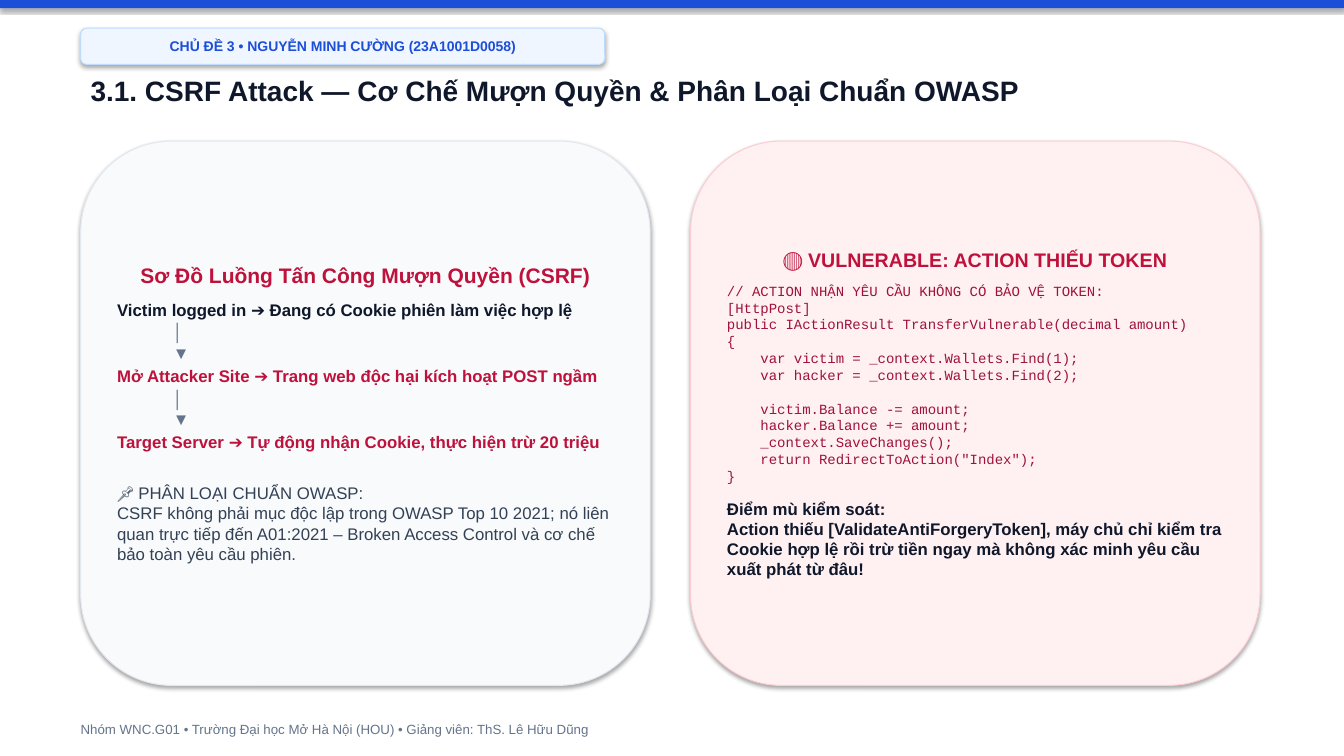
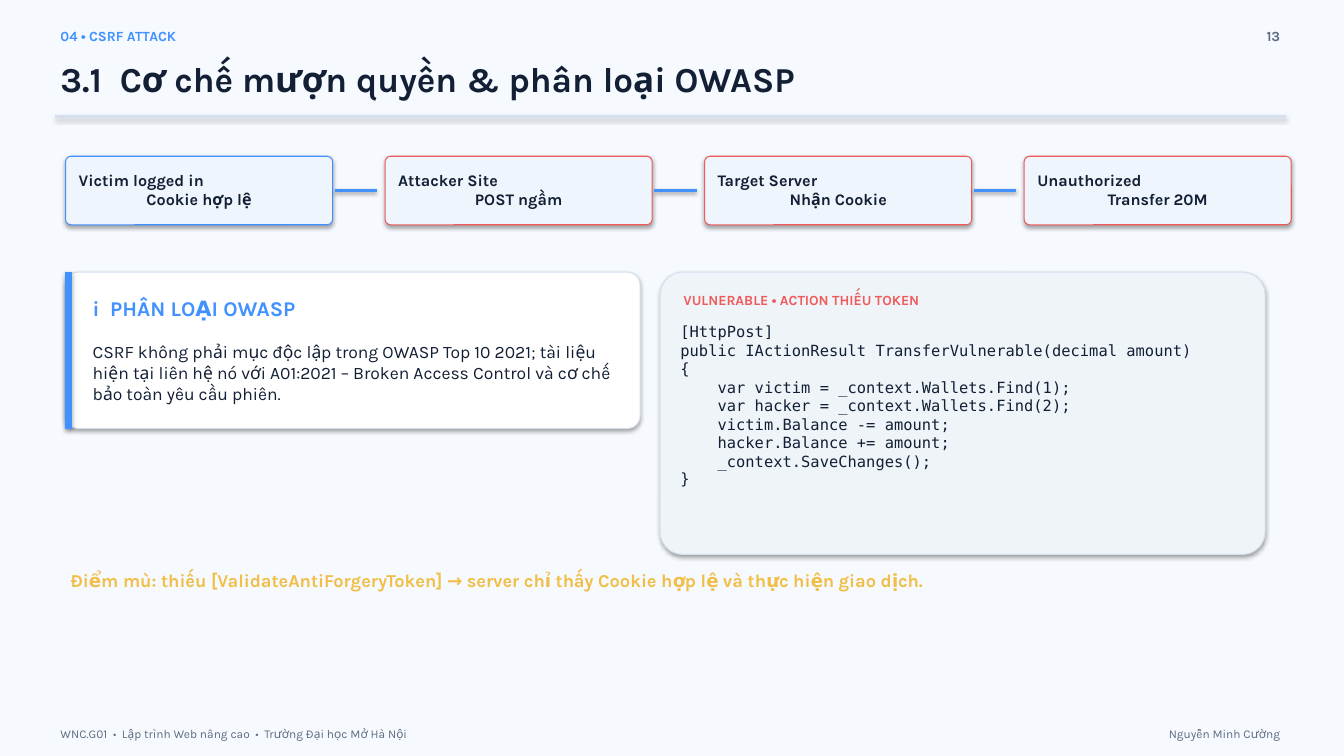
Before and after one commit to hocjsoo/OWASP_Demo, a slide deck: slide 13 of Slide_OWASP_Top3_Nhom_WNC_G01.pptx. Drawn at 1344x756 pixels with LibreOffice and Linux fonts; fonts in the diff are those of the drawing. Boxes give left, top, right and bottom in pixels: in the first picture for what was removed or moved away, otherwise in the second. Text is boxed around its words. In the diff, an @@ line names an element or a change of style, - is before the commit and + after.

Commit message:
fix: adjust bounding boxes and offsets to eliminate text and badge overlaps

```diff
--- a/Slide_OWASP_Top3_Nhom_WNC_G01.pptx
+++ b/Slide_OWASP_Top3_Nhom_WNC_G01.pptx
@@ background #FFFFFF to #F6F9FD @@
@@ rectangle removed at (0, 0, 1344, 8) @@
@@ rounded rectangle removed at (81, 28, 605, 65) @@
-CHỦ ĐỀ 3 • NGUYỄN MINH CƯỜNG (23A1001D0058)
@@ text added at (60, 32, 176, 41), 10 pt, text #4191FF, bold @@
+04 • CSRF ATTACK
@@ text added at (1267, 32, 1281, 41), 10 pt, text #5D6C82, bold @@
+13
@@ text at (60, 65, 795, 101): text changed; size 20 to 25 pt; font Arial to Karla; text colour #0F172A to #121F34 @@
-3.1. CSRF Attack — Cơ Chế Mượn Quyền & Phân Loại Chuẩn OWASP
+3.1 Cơ chế mượn quyền & phân loại OWASP
@@ rectangle added at (55, 116, 1286, 117), fill #D6E0ED, outline #D6E0ED 0.75 pt @@
@@ rounded rectangle removed at (81, 141, 650, 686) @@
-Sơ Đồ Luồng Tấn Công Mượn Quyền (CSRF)
-Victim logged in ➔ Đang có Cookie phiên làm việc hợp lệ
-│
-▼
-Mở Attacker Site ➔ Trang web độc hại kích hoạt POST ngầm
-│
-▼
-Target Server ➔ Tự động nhận Cookie, thực hiện trừ 20 triệu
-📌 PHÂN LOẠI CHUẨN OWASP:
-CSRF không phải mục độc lập trong OWASP Top 10 2021; nó liên quan trực tiếp đến A01:2021 – Broken Access Control và cơ chế bảo toàn yêu cầu phiên.
@@ rounded rectangle removed at (691, 141, 1260, 686) @@
-🔴 VULNERABLE: ACTION THIẾU TOKEN
-// ACTION NHẬN YÊU CẦU KHÔNG CÓ BẢO VỆ TOKEN:
-[HttpPost]
-public IActionResult TransferVulnerable(decimal amount)
-{
-var victim = _context.Wallets.Find(1);
-var hacker = _context.Wallets.Find(2);
-victim.Balance -= amount;
-hacker.Balance += amount;
-_context.SaveChanges();
-return RedirectToAction("Index");
-}
-Điểm mù kiểm soát:
-Action thiếu [ValidateAntiForgeryToken], máy chủ chỉ kiểm tra Cookie hợp lệ rồi trừ tiền ngay mà không xác minh yêu cầu xuất phát từ đâu!
@@ rounded rectangle added at (66, 156, 333, 225), fill #EFF5FC, outline #4191FF 0.75 pt @@
@@ text added at (79, 174, 203, 205), 11.5 pt, text #121F34, bold @@
+Victim logged in
+Cookie hợp lệ
@@ rounded rectangle added at (385, 156, 652, 225), fill #EFF5FC, outline #EF5B5B 0.75 pt @@
@@ text added at (398, 174, 514, 206), 11.5 pt, text #121F34, bold @@
+Attacker Site
+POST ngầm
@@ rounded rectangle added at (705, 156, 972, 225), fill #EFF5FC, outline #EF5B5B 0.75 pt @@
@@ text added at (718, 175, 887, 205), 11.5 pt, text #121F34, bold @@
+Target Server
+Nhận Cookie
@@ rounded rectangle added at (1024, 156, 1292, 225), fill #EFF5FC, outline #EF5B5B 0.75 pt @@
@@ text added at (1037, 174, 1208, 205), 11.5 pt, text #121F34, bold @@
+Unauthorized
+Transfer 20M
@@ line added from (335, 191) to (377, 191), #4191FF 2.2 pt @@
@@ line added from (654, 191) to (697, 191), #4191FF 2.2 pt @@
@@ line added from (974, 191) to (1016, 191), #4191FF 2.2 pt @@
@@ rounded rectangle added at (66, 272, 640, 429), fill #FFFFFF, outline #D6E0ED 0.75 pt @@
@@ rectangle added at (66, 272, 72, 429), fill #4191FF, outline #4191FF 0.75 pt @@
@@ text added at (93, 297, 295, 317), 15 pt, text #4191FF, bold @@
+i PHÂN LOẠI OWASP
@@ rounded rectangle added at (660, 272, 1265, 555), fill #EFF4F9, outline #D6E0ED 0.75 pt @@
@@ text added at (683, 296, 919, 305), 10 pt, text #EF5B5B, bold @@
+VULNERABLE • ACTION THIẾU TOKEN
@@ text added at (680, 325, 1191, 471), 11 pt, text #121F34 @@
+[HttpPost]
+public IActionResult TransferVulnerable(decimal amount)
+{
+var victim = _context.Wallets.Find(1);
+var hacker = _context.Wallets.Find(2);
+victim.Balance -= amount;
+hacker.Balance += amount;
+_context.SaveChanges();
+}
@@ text added at (93, 345, 604, 405), 12.5 pt, text #121F34 @@
+CSRF không phải mục độc lập trong OWASP Top 10 2021; tài liệu hiện tại liên hệ nó với A01:2021 – Broken Access Control và cơ chế bảo toàn yêu cầu phiên.
@@ text added at (123, 572, 876, 592), 13 pt, text #F1BE48, bold @@
+Điểm mù: thiếu [ValidateAntiForgeryToken] → server chỉ thấy Cookie hợp lệ và thực hiện giao dịch.
@@ text at (60, 729, 386, 741): text changed; size 9.5 to 8.5 pt; font Arial to Karla; text colour #64748B to #5D6C82 @@
-Nhóm WNC.G01 • Trường Đại học Mở Hà Nội (HOU) • Giảng viên: ThS. Lê Hữu Dũng
+WNC.G01 • Lập trình Web nâng cao • Trường Đại học Mở Hà Nội
@@ text added at (1213, 730, 1241, 738), 8.5 pt, text #5D6C82 @@
+Nguyễn Minh Cường
```
Also in this commit, not shown: 18 other slides changed.
